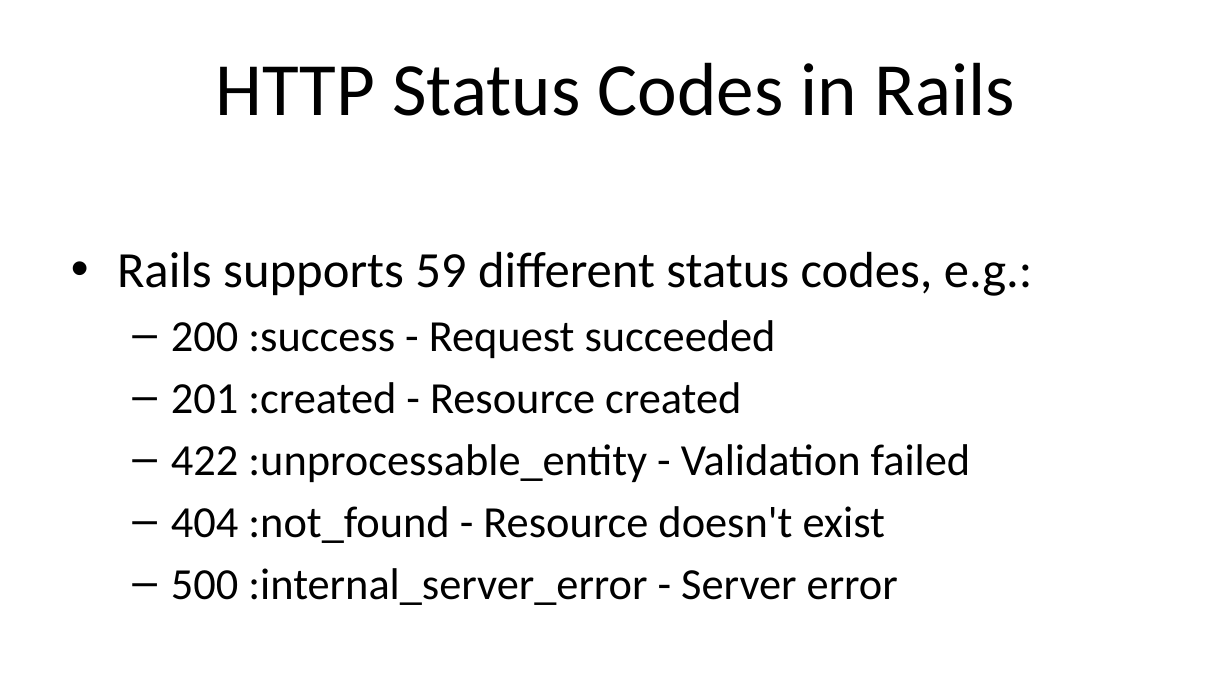
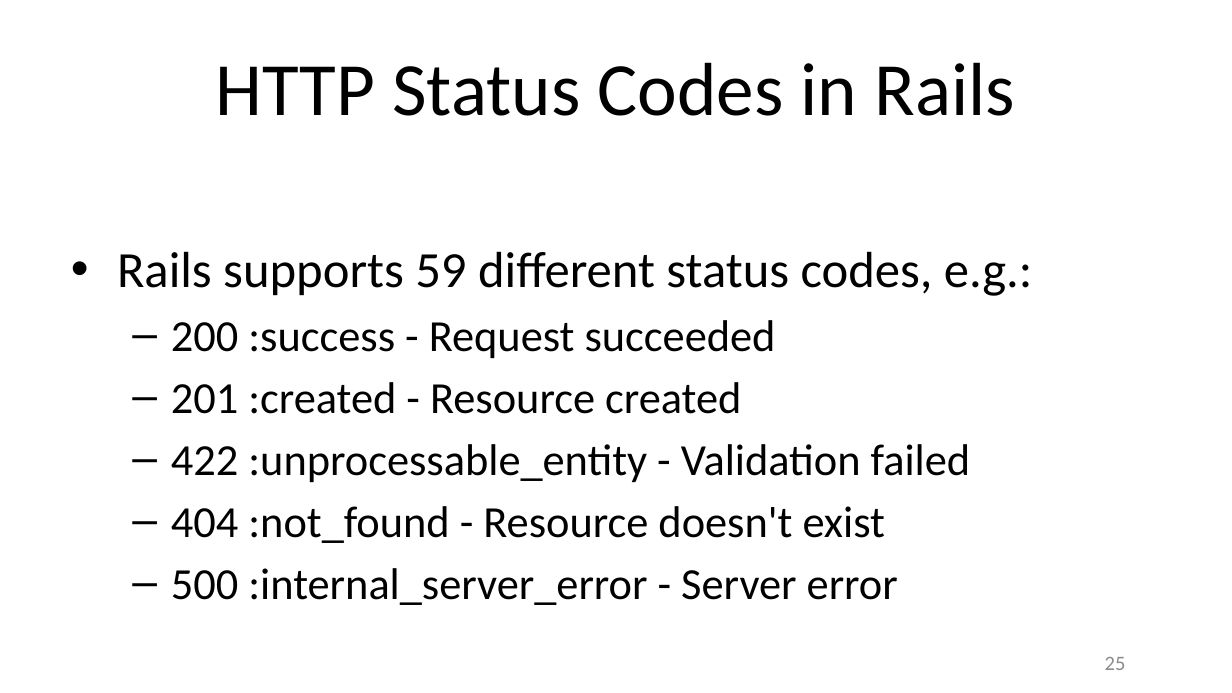
Before and after one commit to drb80/WebAppDev, a slide deck: slide 25 of Slides/Chapter05.pptx. Drawn at 1232x693 pixels with LibreOffice and Linux fonts; fonts in the diff are those of the drawing; background and template pictures are left out. Boxes give left, top, right and bottom in pixels: in the first picture for what was removed or moved away, otherwise in the second. Text is boxed around its words. In the diff, an @@ line names an element or a change of style, - is before the commit and + after.

```diff
--- a/Slides/Chapter05.pptx
+++ b/Slides/Chapter05.pptx
@@ page number added at [1105,657,1126,670], 16 pt, text #8C8C8C @@
+25
```
Also in this commit, not shown: 68 other slides changed.
